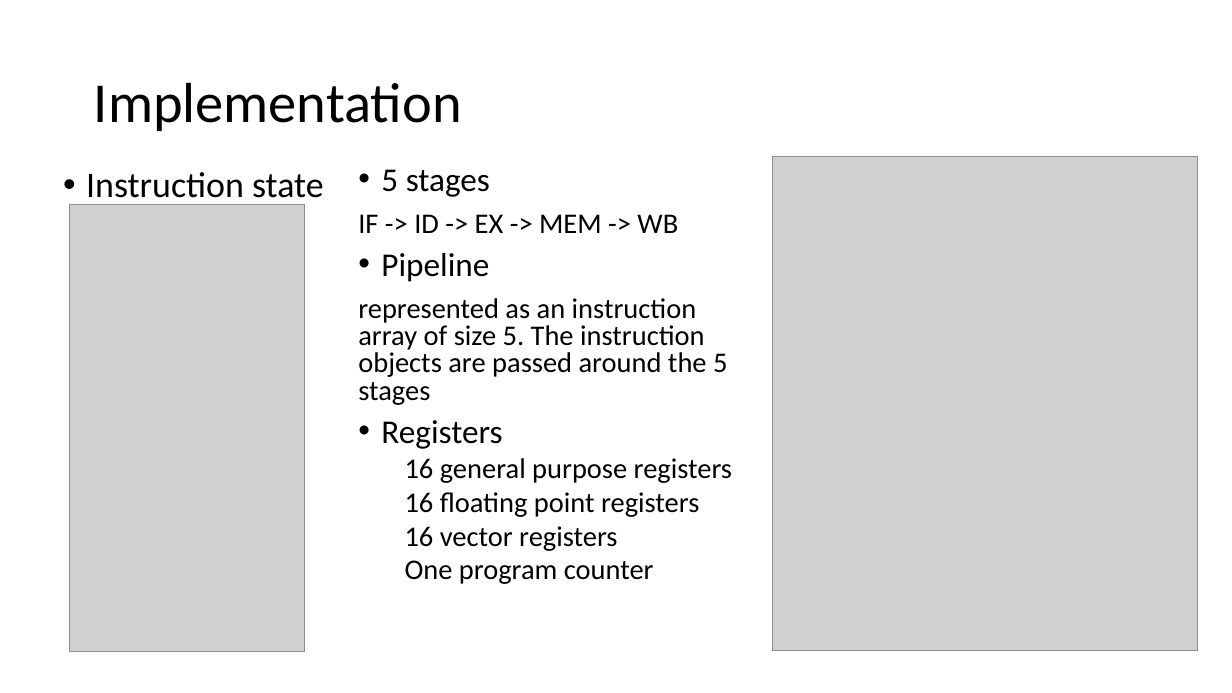
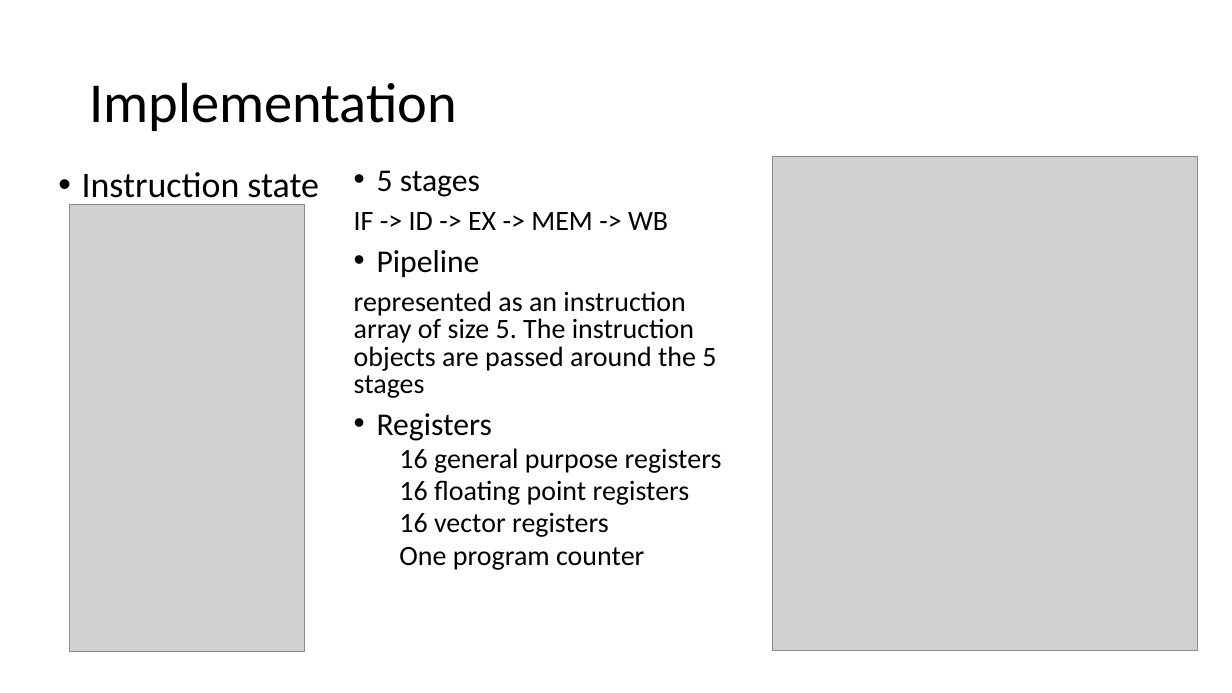
Before and after one commit to Tengyu-Sun/MIPS_simulator, a slide deck: slide 3 of Pipelined basic instruction set simulation.pptx. Drawn at 1232x693 pixels with LibreOffice and Linux fonts; fonts in the diff are those of the drawing; grey boxes stand for pictures. Boxes give left, top, right and bottom in pixels: in the first picture for what was removed or moved away, otherwise in the second. Text is boxed around its words. In the diff, an @@ line names an element or a change of style, - is before the commit and + after.

```diff
--- a/Pipelined basic instruction set simulation.pptx
+++ b/Pipelined basic instruction set simulation.pptx
@@ title "Implementation": place and size @@
-title "Implementation" at bbox=[94, 82, 462, 131]
+title "Implementation" at bbox=[89, 82, 457, 131]
@@ text "Instruction state": place and size @@
-text "Instruction state" at bbox=[86, 172, 324, 206]
+text "Instruction state" at bbox=[82, 172, 319, 206]
@@ text "5 stages" at bbox=[354, 170, 722, 570]: size 25.9 to 24.8 pt in "5 stages", "Pipeline", "Registers"; size 22.2 to 21.8 pt in "IF -> ID -> EX -> MEM ...", "represented as an instruction array of size ...", "16 general purpose registers", "16 floating point registers" and 2 more places; line spacing 0.8 to 0.81; less space between paragraphs; indent changed @@
```
Also in this commit, not shown: 4 other slides changed.
